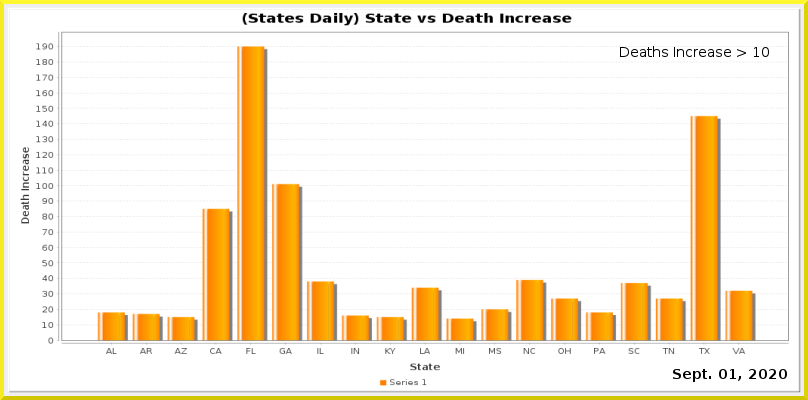
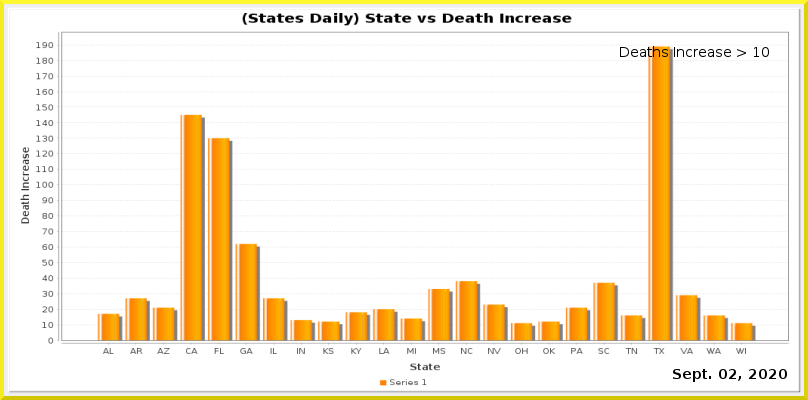
Two versions of the same layered image (808x400). Layer-by-layer changes:
painted on "Current Date" over [729, 369, 736, 379]
painted on "Date_vs_TestIncrease.png" over [36, 42, 789, 354]
